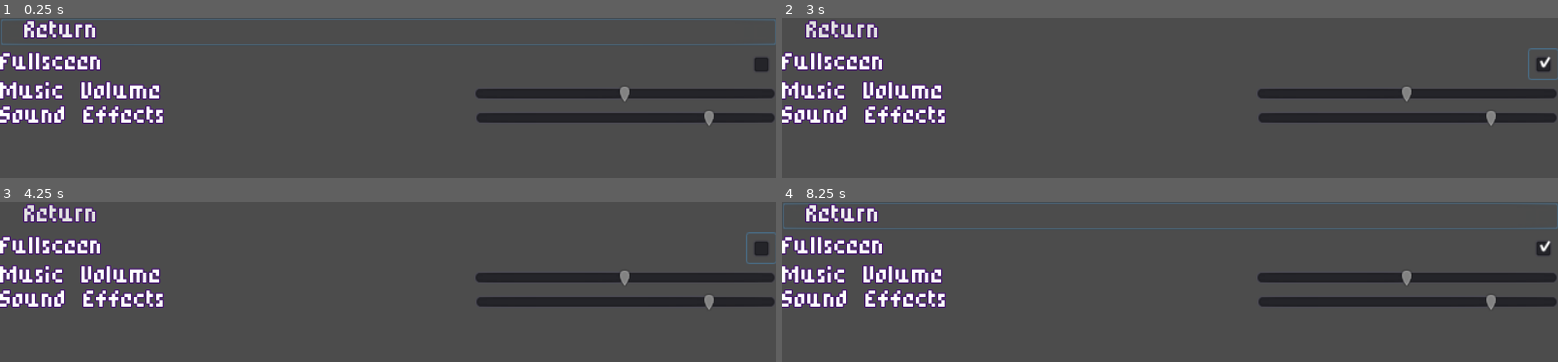
Above: before the commit, frames 1-4 (two rows, left to right).
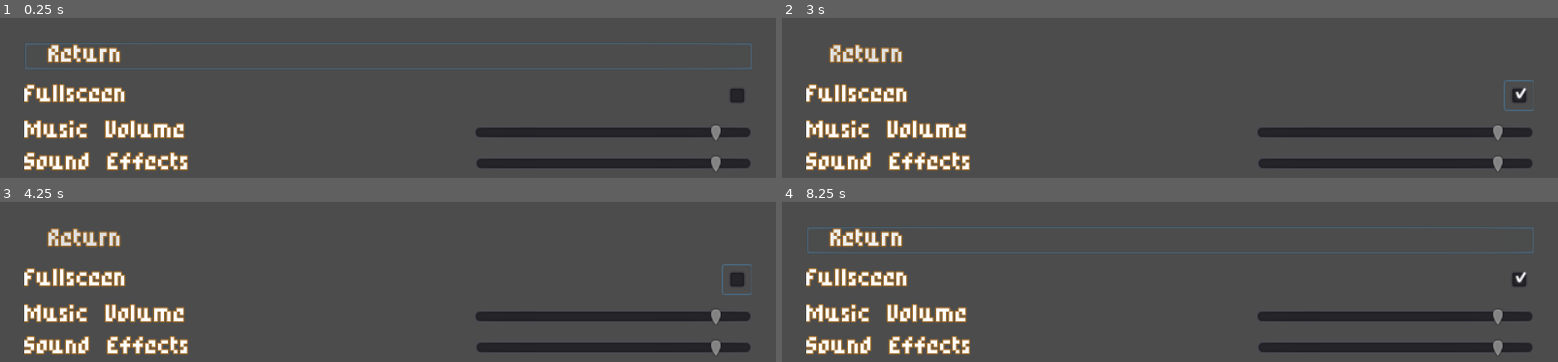
Above: after the commit, the same moments.

Repository: diegoteran/SmallWorlds
Game: Godot game, scene res://Menus/SettingsMenu.tscn
The game is run twice, just before and just after one commit, with the same random seed, the same clock (stepped at 60 frames per second) and the same inputs. This scene is started directly instead of the project's main scene.
Inputs (mouse positions are in pixels of both pictures, inside the frame that each line leads up to; where the layout moved, square brackets give the same spot in the first picture):
- Up to frame 1 (0.25 s): no input
- Up to frame 2 (3 s): click (1519, 94) [1542, 64] at 0.5 s; click "Return" at 1.25 s; move the mouse to (outside the picture) at 2.02 s; hold Right (ui_right) 2.03-2.78 s; tap Z (roll) at 2.1 s; move the mouse to (outside the picture) at 2.77 s; hold Down (ui_down) from 2.78 s (still down); tap J (attack) at 2.85 s
- Up to frame 3 (4.25 s): tap Z (roll) at 3.05, 3.6 s; tap Enter at 3.5 s; move the mouse to (465, 323) at 3.52 s; release Down (ui_down) at 3.53 s; hold Right (ui_right) from 3.53 s (still down)
- Up to frame 4 (8.25 s): tap Space (wheel) at 4.25, 4.35, 7.35, 8 s; move the mouse to (outside the picture) at 4.27 s; release Right (ui_right) at 4.28 s; hold Up (ui_up) 4.28-5.03 s; tap Z (roll) at 4.55, 5.3, 5.85, 6.6, 7.55, 8.1 s; move the mouse to (outside the picture) at 5.02 s; hold Left (ui_left) 5.03-6.53 s; tap J (attack) at 5.1 s; tap P (pause) at 5.65 s; move the mouse to (937, 354) at 5.77 s; move the mouse to (outside the picture) at 6.52 s; hold Down (ui_down) 6.53-7.28 s; tap Enter at 7.25 s; move the mouse to (1053, 310) at 7.27 s; hold Right (ui_right) 7.28-8.03 s; move the mouse to (outside the picture) at 8.02 s; hold Up (ui_up) from 8.03 s (still down)

The runs differ from the first frame. In frame 1, 20% of the frame differs, in the area x 0-100%, y 0-96%; in frame 2, 18%; in frame 3, 18%; in frame 4, 20%.
Error in both runs: Invalid get index '3' (on base: 'Array'). (res://Network/Network.gd:30)

Commit message:
Menu tweaks

Diff:
--- a/SmallWorlds/Menus/MainMenu.tscn
+++ b/SmallWorlds/Menus/MainMenu.tscn
@@ -24,7 +24,7 @@
 }
 
 [node name="StartButton" type="Button" parent="VBoxContainer"]
-margin_right = 720.0
+margin_right = 560.0
 margin_bottom = 23.0
 custom_fonts/font = ExtResource( 1 )
 text = "Start Game"
@@ -33,7 +33,7 @@
 
 [node name="MultiplayerButton" type="Button" parent="VBoxContainer"]
 margin_top = 27.0
-margin_right = 720.0
+margin_right = 560.0
 margin_bottom = 50.0
 custom_fonts/font = ExtResource( 1 )
 text = "Multiplayer"
@@ -42,7 +42,7 @@
 
 [node name="SettingsButton" type="Button" parent="VBoxContainer"]
 margin_top = 54.0
-margin_right = 720.0
+margin_right = 560.0
 margin_bottom = 77.0
 custom_fonts/font = ExtResource( 1 )
 text = "Settings"
@@ -51,7 +51,7 @@
 
 [node name="ExitButton" type="Button" parent="VBoxContainer"]
 margin_top = 81.0
-margin_right = 720.0
+margin_right = 560.0
 margin_bottom = 104.0
 custom_fonts/font = ExtResource( 1 )
 text = "Exit"
@@ -60,19 +60,19 @@
 
 [node name="VSplitContainer" type="VSplitContainer" parent="VBoxContainer"]
 margin_top = 108.0
-margin_right = 720.0
-margin_bottom = 367.0
+margin_right = 560.0
+margin_bottom = 277.0
 size_flags_vertical = 3
 
 [node name="HSeparator" type="HSeparator" parent="VBoxContainer"]
-margin_top = 371.0
-margin_right = 720.0
-margin_bottom = 375.0
+margin_top = 281.0
+margin_right = 560.0
+margin_bottom = 285.0
 
 [node name="VersionLabel" type="Label" parent="VBoxContainer"]
-margin_top = 379.0
-margin_right = 720.0
-margin_bottom = 410.0
+margin_top = 289.0
+margin_right = 560.0
+margin_bottom = 320.0
 size_flags_vertical = 5
 text = "Version 0.0.1
 Clerium"
--- a/SmallWorlds/Menus/PauseMenu.tscn
+++ b/SmallWorlds/Menus/PauseMenu.tscn
@@ -16,17 +16,25 @@
 SettingsMenu = ExtResource( 3 )
 
 [node name="PanelContainer" type="PanelContainer" parent="."]
+self_modulate = Color( 0.588235, 0.0588235, 0.0588235, 1 )
 anchor_bottom = 1.0
 margin_right = 213.0
 __meta__ = {
 "_edit_use_anchors_": false
 }
 
-[node name="VBoxContainer" type="VBoxContainer" parent="PanelContainer"]
+[node name="ColorRect" type="ColorRect" parent="PanelContainer"]
 margin_left = 7.0
 margin_top = 7.0
 margin_right = 206.0
-margin_bottom = 263.0
+margin_bottom = 353.0
+color = Color( 0.243137, 0.137255, 0.0941176, 1 )
+
+[node name="VBoxContainer" type="VBoxContainer" parent="PanelContainer"]
+margin_left = 7.0
+margin_top = 20.0
+margin_right = 206.0
+margin_bottom = 353.0
 
 [node name="ResumeButton" type="Button" parent="PanelContainer/VBoxContainer"]
 margin_right = 199.0
--- a/SmallWorlds/Menus/PixelFont.tres
+++ b/SmallWorlds/Menus/PixelFont.tres
@@ -4,5 +4,5 @@
 
 [resource]
 outline_size = 1
-outline_color = Color( 0.278431, 0.0862745, 0.443137, 1 )
+outline_color = Color( 0.631373, 0.435294, 0.184314, 1 )
 font_data = ExtResource( 1 )
--- a/SmallWorlds/Menus/SettingsMenu.gd
+++ b/SmallWorlds/Menus/SettingsMenu.gd
@@ -47,3 +47,27 @@
 
 func _on_ReturnButton_mouse_entered():
 	play_menu_move()
+
+
+func _on_Music_focus_entered():
+	play_menu_move()
+
+
+func _on_Sfx_focus_entered():
+	play_menu_move()
+
+
+func _on_Music_mouse_entered():
+	play_menu_move()
+
+
+func _on_Sfx_mouse_entered():
+	play_menu_move()
+
+
+func _on_FullScreen_focus_entered():
+	play_menu_move()
+
+
+func _on_FullScreen_mouse_entered():
+	play_menu_move()
--- a/SmallWorlds/Menus/SettingsMenu.tscn
+++ b/SmallWorlds/Menus/SettingsMenu.tscn
@@ -14,21 +14,26 @@
 [node name="ScrollContainer" type="ScrollContainer" parent="."]
 anchor_right = 1.0
 anchor_bottom = 1.0
+margin_left = 20.0
+margin_top = 20.0
+margin_right = -20.0
+margin_bottom = -20.0
 __meta__ = {
 "_edit_use_anchors_": false
 }
 
 [node name="VBoxContainer" type="VBoxContainer" parent="ScrollContainer"]
-margin_right = 480.0
-margin_bottom = 270.0
+margin_right = 600.0
+margin_bottom = 320.0
 size_flags_horizontal = 3
 size_flags_vertical = 3
+custom_constants/separation = 10
 __meta__ = {
 "_edit_use_anchors_": false
 }
 
 [node name="ReturnButton" type="Button" parent="ScrollContainer/VBoxContainer"]
-margin_right = 480.0
+margin_right = 600.0
 margin_bottom = 23.0
 custom_fonts/font = ExtResource( 1 )
 text = " Return"
@@ -36,9 +41,9 @@
 align = 0
 
 [node name="FullScreen" type="HBoxContainer" parent="ScrollContainer/VBoxContainer"]
-margin_top = 27.0
-margin_right = 480.0
-margin_bottom = 51.0
+margin_top = 33.0
+margin_right = 600.0
+margin_bottom = 57.0
 
 [node name="Label" type="Label" parent="ScrollContainer/VBoxContainer/FullScreen"]
 margin_top = 3.0
@@ -49,19 +54,19 @@
 
 [node name="VSplitContainer" type="VSplitContainer" parent="ScrollContainer/VBoxContainer/FullScreen"]
 margin_left = 90.0
-margin_right = 452.0
+margin_right = 572.0
 margin_bottom = 24.0
 size_flags_horizontal = 3
 
 [node name="FullScreen" type="CheckBox" parent="ScrollContainer/VBoxContainer/FullScreen"]
-margin_left = 456.0
-margin_right = 480.0
+margin_left = 576.0
+margin_right = 600.0
 margin_bottom = 24.0
 
 [node name="Music" type="HBoxContainer" parent="ScrollContainer/VBoxContainer"]
-margin_top = 55.0
-margin_right = 480.0
-margin_bottom = 72.0
+margin_top = 67.0
+margin_right = 600.0
+margin_bottom = 84.0
 
 [node name="Label" type="Label" parent="ScrollContainer/VBoxContainer/Music"]
 margin_right = 133.0
@@ -71,22 +76,23 @@
 
 [node name="VSplitContainer" type="VSplitContainer" parent="ScrollContainer/VBoxContainer/Music"]
 margin_left = 137.0
-margin_right = 306.0
+margin_right = 366.0
 margin_bottom = 17.0
 size_flags_horizontal = 3
 
 [node name="Music" type="HSlider" parent="ScrollContainer/VBoxContainer/Music"]
-margin_left = 310.0
-margin_right = 480.0
+margin_left = 370.0
+margin_right = 600.0
 margin_bottom = 16.0
+rect_min_size = Vector2( 150, 0 )
 size_flags_horizontal = 3
 max_value = 1.0
 step = 0.1
 
 [node name="Sfx" type="HBoxContainer" parent="ScrollContainer/VBoxContainer"]
-margin_top = 76.0
-margin_right = 480.0
-margin_bottom = 93.0
+margin_top = 94.0
+margin_right = 600.0
+margin_bottom = 111.0
 
 [node name="Label" type="Label" parent="ScrollContainer/VBoxContainer/Sfx"]
 margin_right = 141.0
@@ -96,20 +102,28 @@
 
 [node name="VSplitContainer" type="VSplitContainer" parent="ScrollContainer/VBoxContainer/Sfx"]
 margin_left = 145.0
-margin_right = 310.0
+margin_right = 370.0
 margin_bottom = 17.0
 size_flags_horizontal = 3
 
 [node name="Sfx" type="HSlider" parent="ScrollContainer/VBoxContainer/Sfx"]
-margin_left = 314.0
-margin_right = 480.0
+margin_left = 374.0
+margin_right = 600.0
 margin_bottom = 16.0
+grow_horizontal = 0
+rect_min_size = Vector2( 150, 0 )
 size_flags_horizontal = 3
 max_value = 1.0
 step = 0.1
 [connection signal="focus_entered" from="ScrollContainer/VBoxContainer/ReturnButton" to="." method="_on_ReturnButton_focus_entered"]
 [connection signal="mouse_entered" from="ScrollContainer/VBoxContainer/ReturnButton" to="." method="_on_ReturnButton_mouse_entered"]
 [connection signal="pressed" from="ScrollContainer/VBoxContainer/ReturnButton" to="." method="_on_ReturnButton_pressed"]
+[connection signal="focus_entered" from="ScrollContainer/VBoxContainer/FullScreen/FullScreen" to="." method="_on_FullScreen_focus_entered"]
+[connection signal="mouse_entered" from="ScrollContainer/VBoxContainer/FullScreen/FullScreen" to="." method="_on_FullScreen_mouse_entered"]
 [connection signal="toggled" from="ScrollContainer/VBoxContainer/FullScreen/FullScreen" to="." method="_on_FullScreen_toggled"]
+[connection signal="focus_entered" from="ScrollContainer/VBoxContainer/Music/Music" to="." method="_on_Music_focus_entered"]
+[connection signal="mouse_entered" from="ScrollContainer/VBoxContainer/Music/Music" to="." method="_on_Music_mouse_entered"]
 [connection signal="value_changed" from="ScrollContainer/VBoxContainer/Music/Music" to="." method="_on_Music_value_changed"]
+[connection signal="focus_entered" from="ScrollContainer/VBoxContainer/Sfx/Sfx" to="." method="_on_Sfx_focus_entered"]
+[connection signal="mouse_entered" from="ScrollContainer/VBoxContainer/Sfx/Sfx" to="." method="_on_Sfx_mouse_entered"]
 [connection signal="value_changed" from="ScrollContainer/VBoxContainer/Sfx/Sfx" to="." method="_on_Sfx_value_changed"]
--- a/SmallWorlds/Menus/TitleScreen.tscn
+++ b/SmallWorlds/Menus/TitleScreen.tscn
@@ -46,6 +46,7 @@
 [node name="Weather" parent="." instance=ExtResource( 2 )]
 
 [node name="PanelContainer" type="PanelContainer" parent="."]
+self_modulate = Color( 0.588235, 0.0588235, 0.0588235, 1 )
 anchor_bottom = 1.0
 margin_right = 213.0
 __meta__ = {
@@ -57,7 +58,7 @@
 margin_top = 7.0
 margin_right = 206.0
 margin_bottom = 353.0
-color = Color( 0.12549, 0.101961, 0.227451, 1 )
+color = Color( 0.243137, 0.137255, 0.0941176, 1 )
 
 [node name="FadeIn" type="ColorRect" parent="."]
 visible = false
--- a/SmallWorlds/World/World.tscn
+++ b/SmallWorlds/World/World.tscn
@@ -586,6 +586,7 @@
 
 [node name="Sprite" type="Sprite" parent="Camera2D"]
 position = Vector2( -161.113, 37.5827 )
+scale = Vector2( 0.8, 0.8 )
 texture = ExtResource( 14 )
 
 [node name="Sprite" type="Sprite" parent="Camera2D/Sprite"]
--- a/SmallWorlds/config.cfg
+++ b/SmallWorlds/config.cfg
@@ -1,4 +1,4 @@
 [audio]
 
-music=0.5
-sfx=0.8
+music=0.9
+sfx=0.9
Not shown, changed: SmallWorlds/savegame.save
